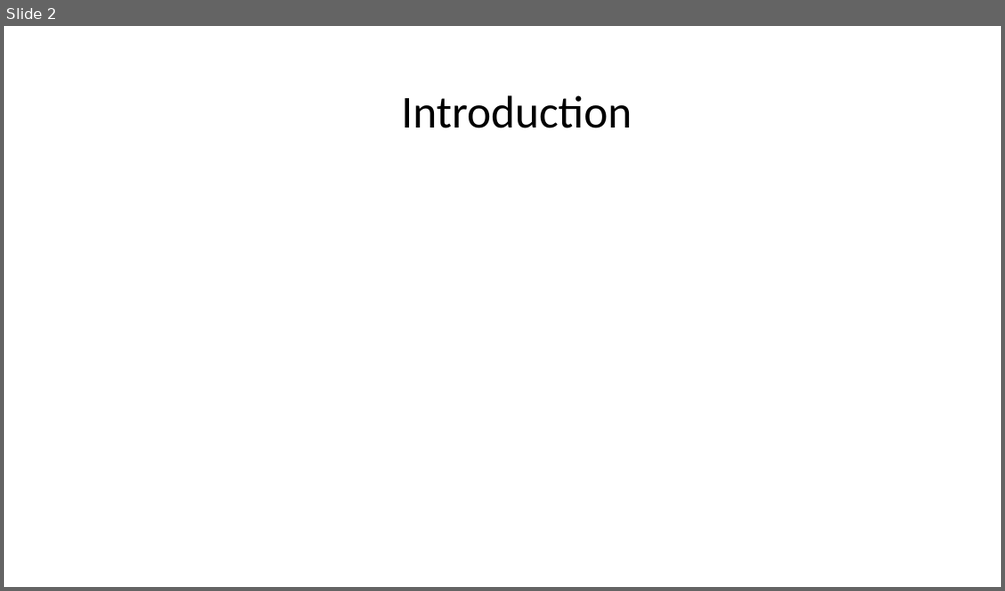
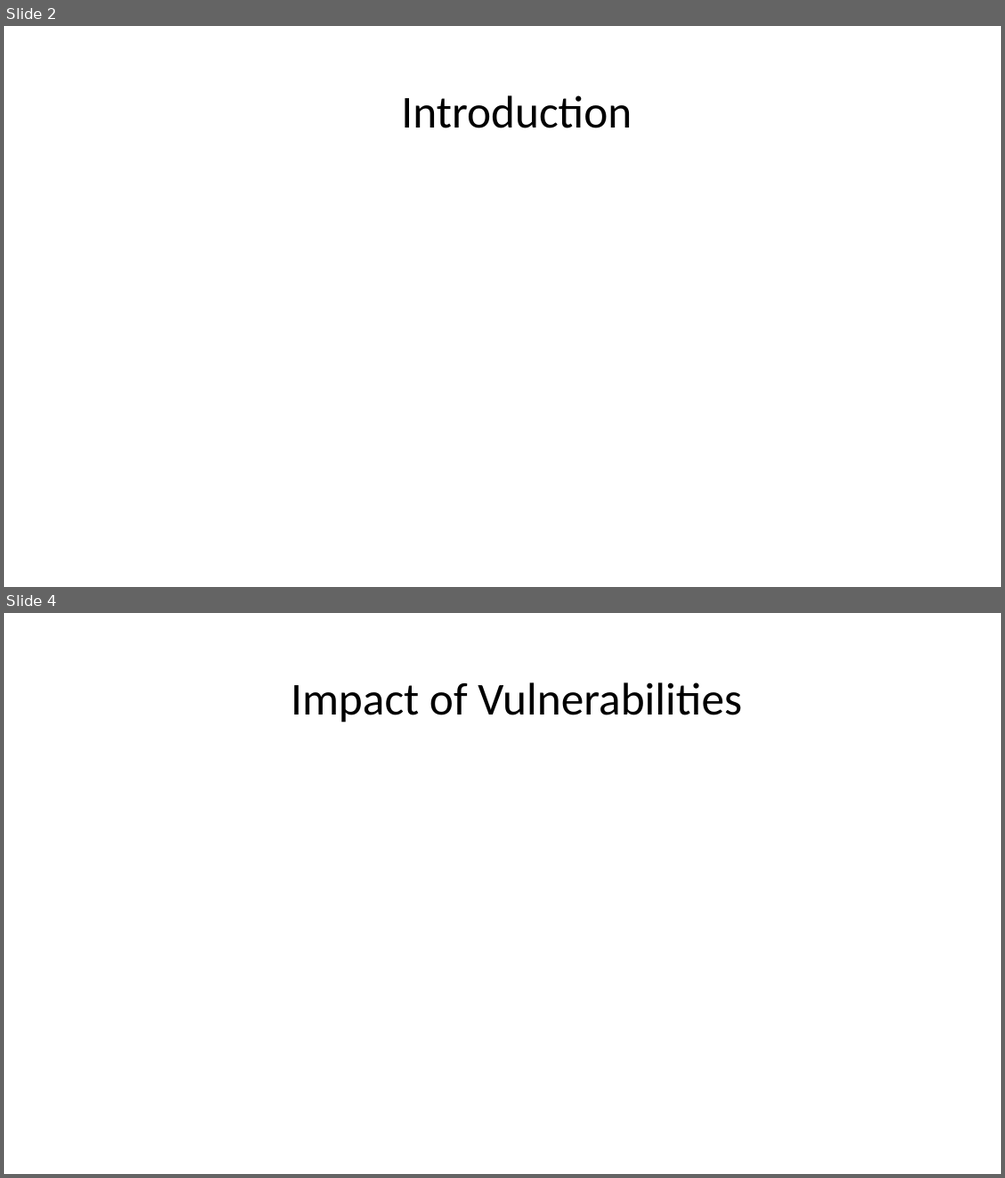
Before and after one commit to TeachingMobileSecurity/teachingmobilesecurity.github.io, a slide deck: pages/gencyber/files/finalReport/FinalPresentationTemplate.pptx. Shown one above the other, each under a label of ours: slide 2 before the commit, slides 2 and 4 after it; the slides between them are not shown. The pictures are 1005x591 and 1005x1178 pixels, drawn with LibreOffice and Linux fonts; fonts in the diff are those of the drawing; background and template pictures are left out. Boxes give left, top, right and bottom in pixels: in the first picture for what was removed or moved away, otherwise in the second. Text is boxed around its words. In the diff, an @@ line names an element or a change of style, - is before the commit and + after.

```diff
--- a/pages/gencyber/files/finalReport/FinalPresentationTemplate.pptx
+++ b/pages/gencyber/files/finalReport/FinalPresentationTemplate.pptx
@@ slide 4 added at (4, 613, 1001, 1174), background #FFFFFF @@
@@ title added at (291, 682, 742, 722), 44 pt, text #000000 @@
+Impact of Vulnerabilities
```
Also in this commit, not shown: 1 other slide added, 3 other files.
